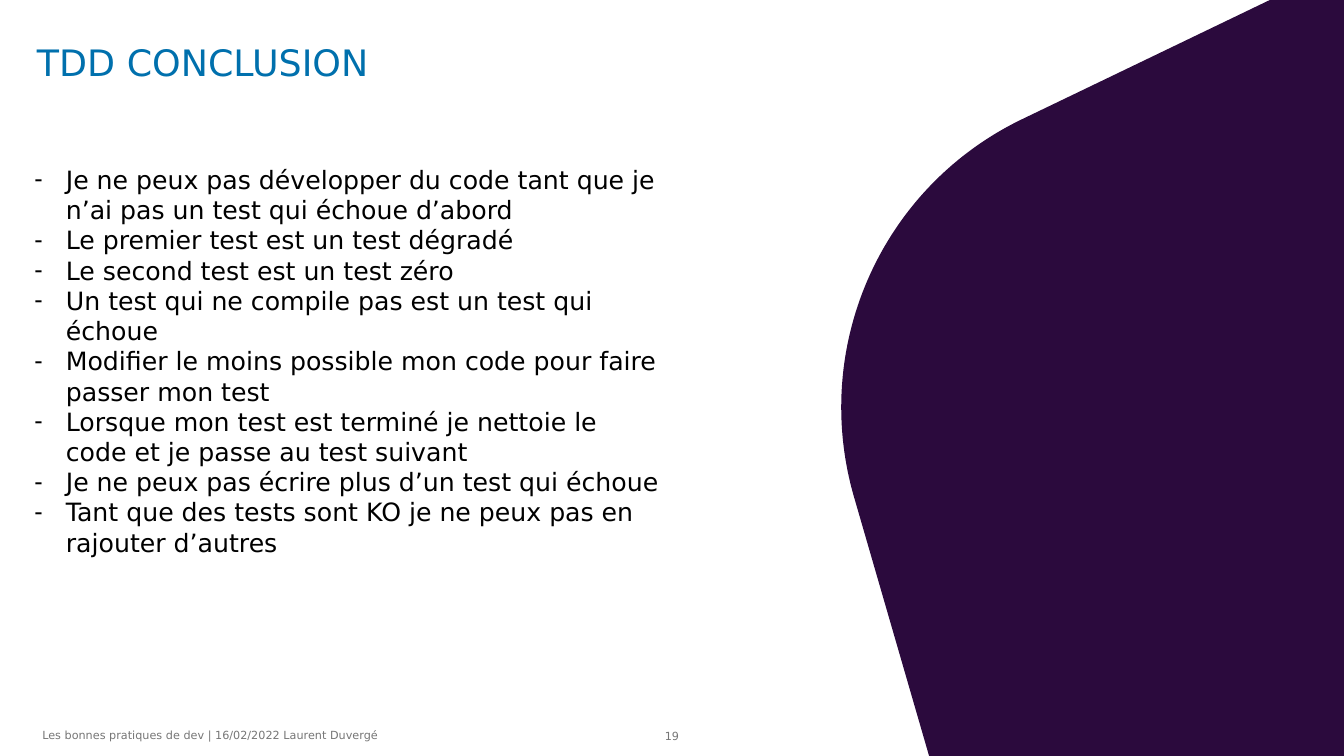
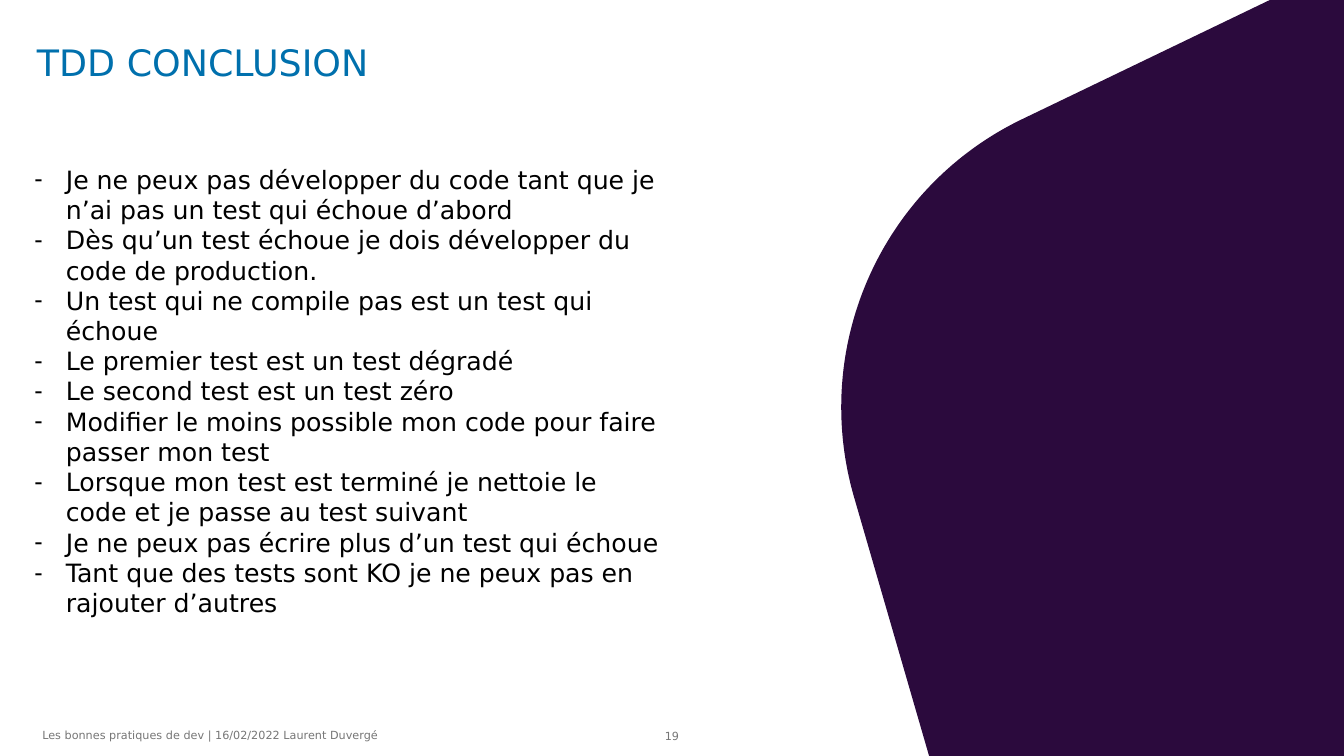
Before and after one commit to ld75/proflib, a slide deck: slide 19 of les_bonnes_pratiques_pour_développer.pptx. Drawn at 1344x756 pixels with LibreOffice and Linux fonts; fonts in the diff are those of the drawing; background and template pictures are left out. Boxes give left, top, right and bottom in pixels: in the first picture for what was removed or moved away, otherwise in the second. Text is boxed around its words. In the diff, an @@ line names an element or a change of style, - is before the commit and + after.

```diff
--- a/les_bonnes_pratiques_pour_développer.pptx
+++ b/les_bonnes_pratiques_pour_développer.pptx
@@ text at bbox=[66, 229, 630, 341]: paragraphs added @@
+– Dès qu’un test échoue je dois développer du code de production.
+– Un test qui ne compile pas est un test qui échoue
```
Also in this commit, not shown: 1 other slide changed.
